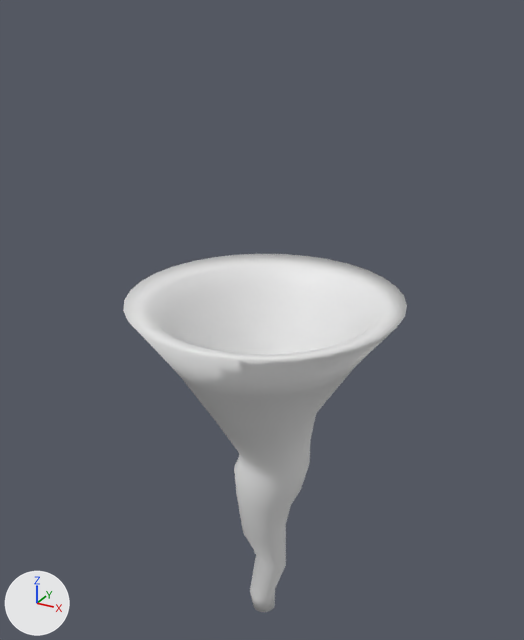
What one commit did to the FBX model TheLastHope/Assets/Meshes/Attackforms/Tornado_smallerScale_biggerArea.fbx.
Both versions are drawn from a 50 mm camera at (29.2, -53.4, 75.4) aimed at (-1.0, 1.4, 48.0). Lighting does not change. The marker at lower left points along +X, +Y and +Z.

Objects in the first picture: 'Wirbelsturm'.
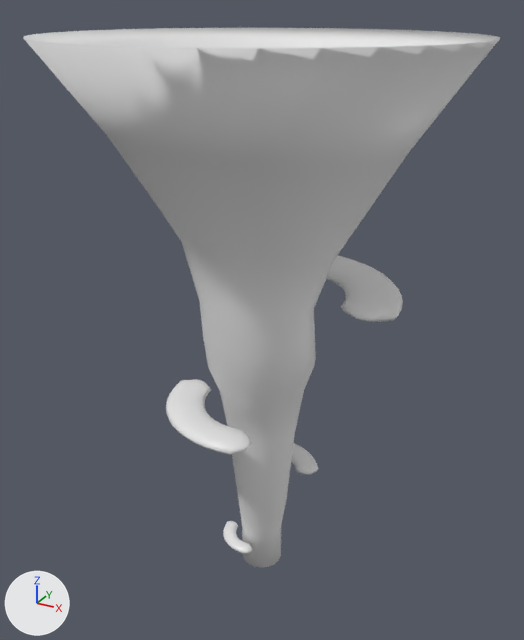
Location of each change, (x1, y1, x2, y2) in pixels of the pictures (524 x 640 px):
'Wirbelsturm', moved, turned, rescaled
    before: (123, 254, 407, 612)
    after: (23, 28, 500, 567)
'Cloud_2', moved, turned, rescaled (not visible before)
    after: (166, 379, 252, 455)
'Cloud_1', rescaled, moved, turned (not visible before)
    after: (326, 255, 403, 322)
'Cloud_3', rescaled, moved, turned (not visible before)
    after: (291, 443, 319, 475)
'Cloud_4', moved, turned, rescaled (not visible before)
    after: (223, 521, 252, 554)

The change, as a list of edits to the scene's bpy script:
```text
Change ob_cloud_2:
    ob_cloud_2.scale: (0.266, 0.266, 0.266) -> (1.0, 1.0, 1.0)
Change ob_cloud_1:
    ob_cloud_1.scale: (0.266, 0.266, 0.266) -> (1.0, 1.0, 1.0)
Change ob_wirbelsturm:
    ob_wirbelsturm.location: (0.0, 0.0, 50.9) -> (0.0, 0.0, 72.9)
    ob_wirbelsturm.rotation_euler: (0.0, 0.0, 2.029) -> (0.0, 0.0, 0.0223)  # degrees (0, 0, 116) -> degrees (0, 0, 1.3)
    ob_wirbelsturm.scale: (0.266, 0.266, 0.266) -> (0.379, 0.379, 0.379)
Change ob_cloud_3:
    ob_cloud_3.scale: (0.266, 0.266, 0.266) -> (1.0, 1.0, 1.0)
Change ob_cloud_4:
    ob_cloud_4.scale: (0.266, 0.266, 0.266) -> (1.0, 1.0, 1.0)
```
